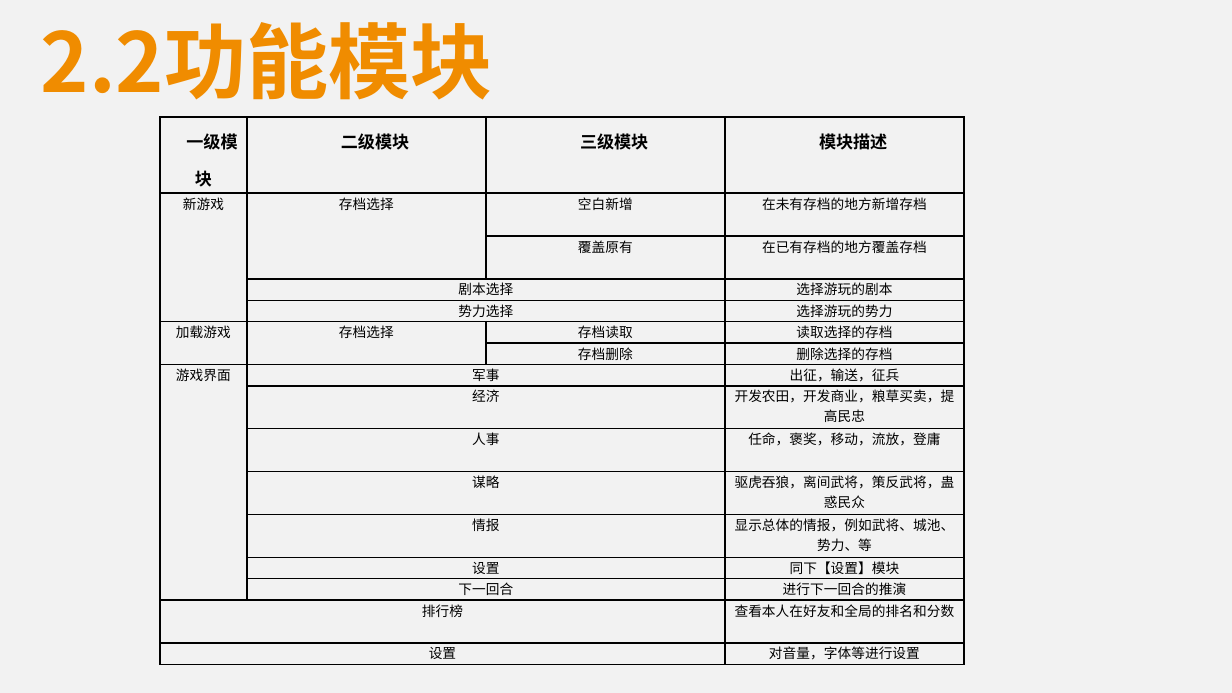
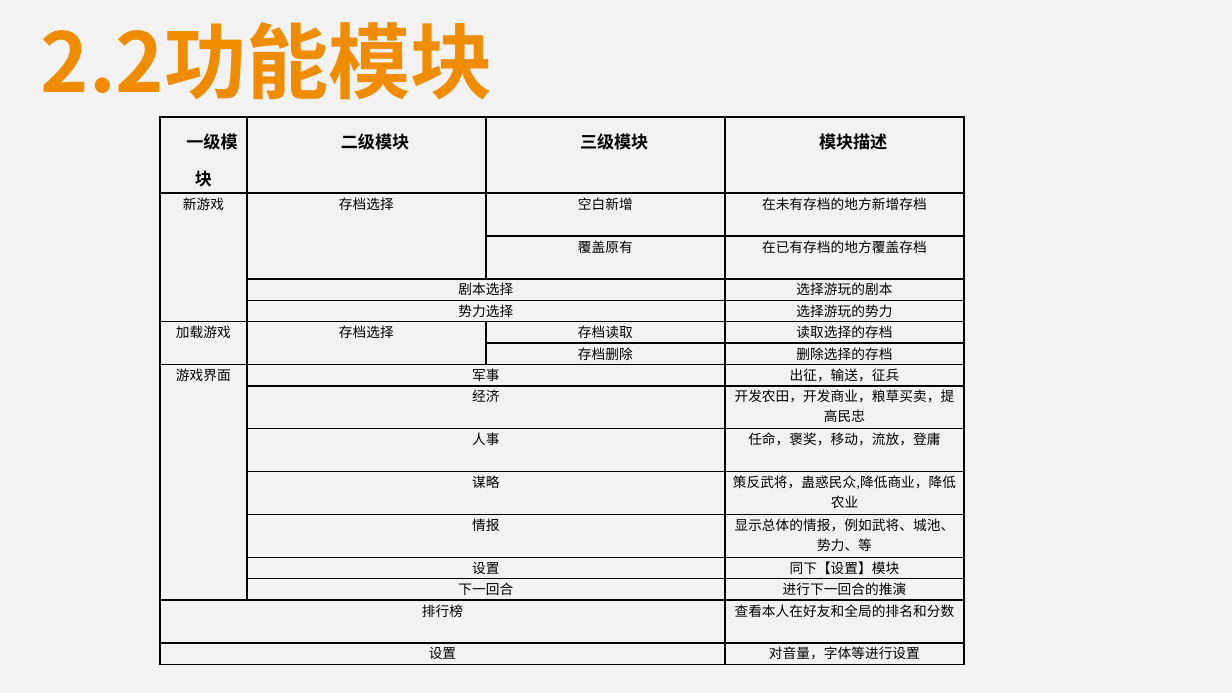
Before and after one commit to 1-518/Three-Kindoms, a slide deck: slide 9 of 代码清单+测试用例/代码清单PPT.pptx. Drawn at 1232x693 pixels with LibreOffice and Linux fonts; fonts in the diff are those of the drawing. Boxes give left, top, right and bottom in pixels: in the first picture for what was removed or moved away, otherwise in the second. Text is boxed around its words. In the diff, an @@ line names an element or a change of style, - is before the commit and + after.

```diff
--- a/代码清单+测试用例/代码清单PPT.pptx
+++ b/代码清单+测试用例/代码清单PPT.pptx
@@ table at [160,117,965,665] @@
-row 11, column 4: 驱虎吞狼，离间武将，策反武将，蛊惑民众
+row 11, column 4: 策反武将，蛊惑民众,降低商业，降低农业
```
Also in this commit, not shown: 4 other slides changed, 3 other files.
